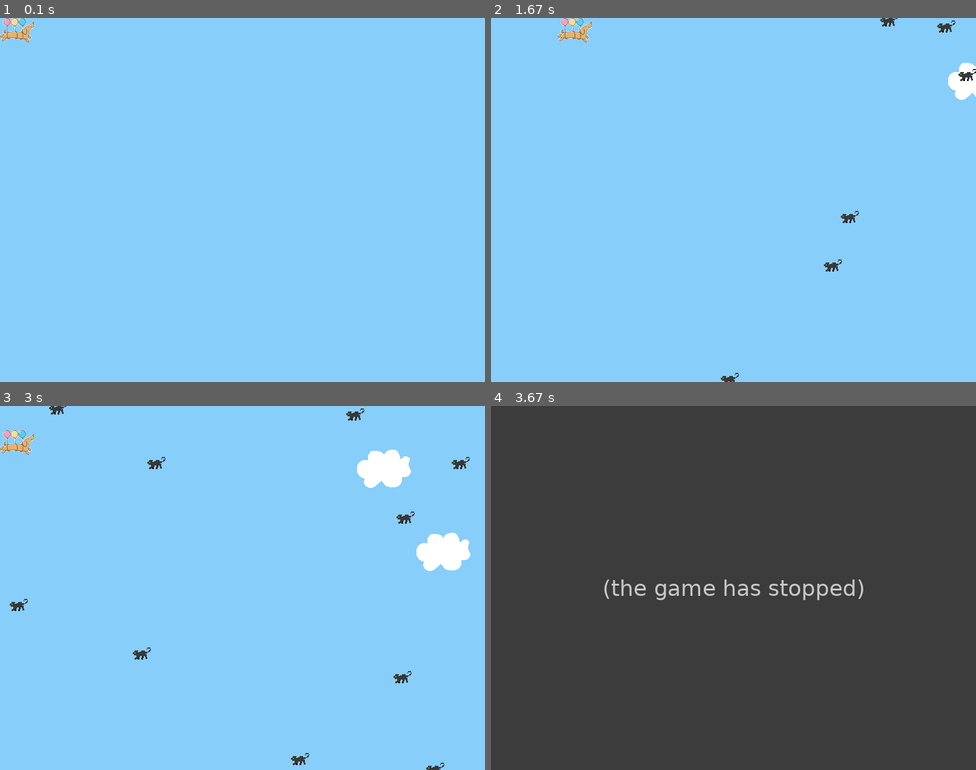
Above: before the commit, frames 1-4 (two rows, left to right).
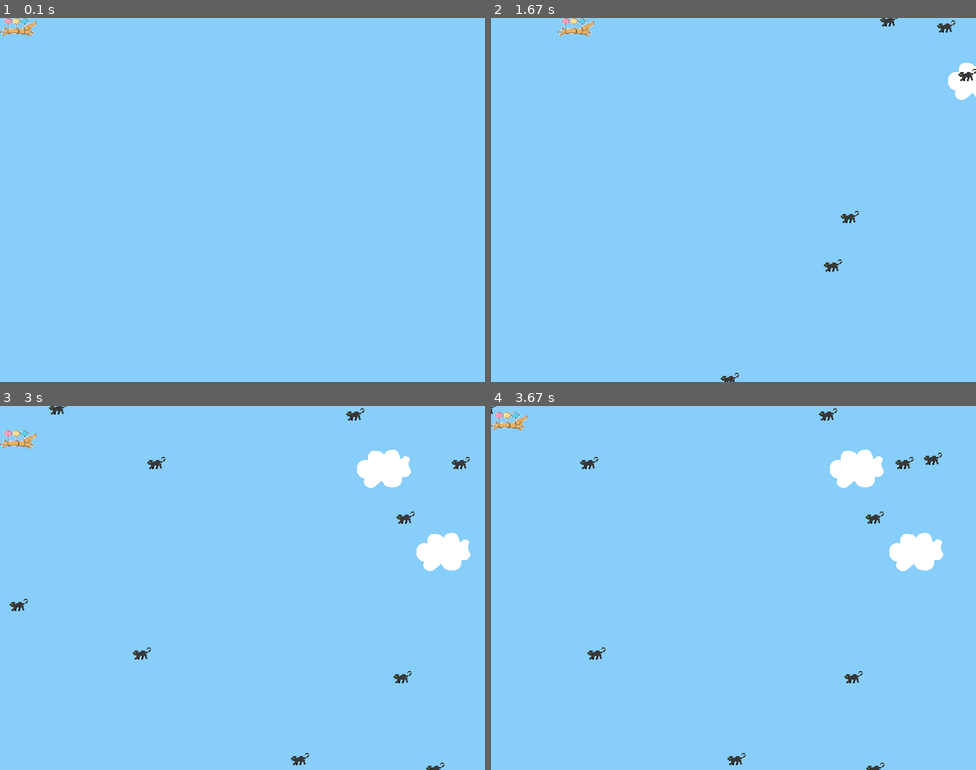
Above: after the commit, the same moments.

Repository: mikearino/quick_pygame
Game: pygame game, started from main.py
Same seed, same stepped clock (60 frames per second), same inputs: the game is played once before the commit and once after it.
Inputs:
- Up to frame 1 (0.1 s): no input
- Up to frame 2 (1.67 s): hold Right 0.33-0.8 s; hold Up 0.83-1.13 s; hold Right 1.17-1.63 s
- Up to frame 3 (3 s): hold Left 1.67-2.2 s; hold Down 2.23-2.53 s; hold Left 2.57-2.97 s
- Up to frame 4 (3.67 s): hold Up 3-3.37 s

The runs differ from the first frame. In frame 1, 0.3% of the frame differs, in the area x 0-8%, y 0-7%; in frame 2, 0.3%; in frame 3, 0.3%; in frame 4, 100%, in the area x 0-100%, y 0-100%.
Before the commit the program exited at 3.23 s; later frames show no game.

Commit message:
scale down player

Diff:
--- a/main.py
+++ b/main.py
@@ -27,6 +27,7 @@
     def __init__(self):
         super(Player, self).__init__()
         self.surf = pygame.image.load("jet.png")
+        self.surf = pygame.transform.scale(self.surf, (60, 30))
         self.surf.set_colorkey((255, 255, 255), RLEACCEL)
         self.rect = self.surf.get_rect()
 
@@ -98,8 +99,11 @@
 
 # Load and play background music
 # Sound source: youtube.com
-# License: youtube audio library license
-pygame.mixer.music.load("Robot City - Quincas Moreira.mp3")
+# License: 8-Bit March by Twin Musicom is
+# licensed under a Creative Commons Attribution 4.0 license.
+# https://creativecommons.org/licenses/by/4.0/
+#Artist: http://www.twinmusicom.org/
+pygame.mixer.music.load("8-Bit March - Twin Musicom.mp3")
 pygame.mixer.music.play(loops=-1)
 
 # Load all sound files
@@ -194,7 +198,7 @@
         move_up_sound.stop()
         move_down_sound.stop()
         collision_sound.play()
-
+        pygame.time.delay(500)   # play for 1 second (adjust as needed)
         #stop the loop
         running = False
 
Not shown, added: 8-Bit March - Twin Musicom.mp3
Not shown, changed: two.wav
